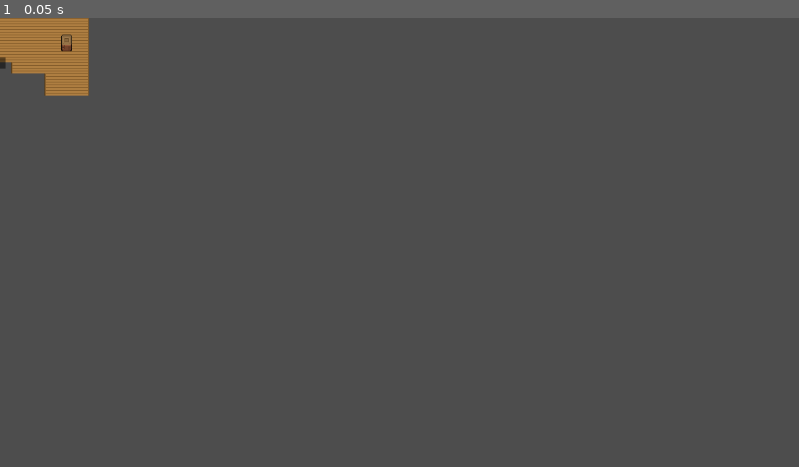
Above: before the commit, frame 1.
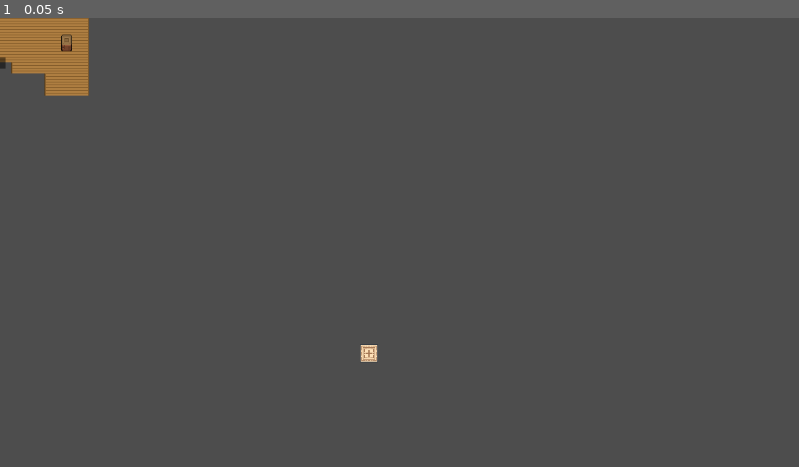
Above: after the commit, the same moment.

Repository: francis-poon/mining_game
Game: Godot game, scene res://levels/main_town/museum.tscn
Same seed, same stepped clock (60 frames per second), same inputs: the game is played once before the commit and once after it. This scene is started directly instead of the project's main scene.
Inputs:
- Up to frame 1 (0.05 s): no input

The runs differ from the first frame. In frame 1, less than 0.1% of the frame differs, in the area x 45-48%, y 72-77%.
Error in both runs: Invalid access to property or key 'data' on a base object of type 'Nil'. (res://levels/main_town/museum.gd:10)

Commit message:
Changing gui stuffs

Diff:
--- a/levels/main_town/podium_spot.tscn
+++ b/levels/main_town/podium_spot.tscn
@@ -1,11 +1,17 @@
-[gd_scene load_steps=5 format=3 uid="uid://70f31p3ep2df"]
+[gd_scene load_steps=8 format=3 uid="uid://70f31p3ep2df"]
 
 [ext_resource type="Script" uid="uid://dgujtar0wab4b" path="res://levels/main_town/podium_spot.gd" id="1_qtor6"]
 [ext_resource type="Texture2D" uid="uid://ts8dlthpqfc4" path="res://assets/[Anokolisa] Pixel Crawler - Free Pack 2.0.3/Environment/Structures/Buildings/Shadows.png" id="2_fh3f3"]
+[ext_resource type="Script" uid="uid://bq5s5y8dhln2f" path="res://godot_libs/controls/tile_scale_container.gd" id="3_yoici"]
+[ext_resource type="Texture2D" uid="uid://dgrq1f40cgo2r" path="res://assets/[Sr.Toasty] UI assets pack 2/UI books & more.png" id="4_qufv0"]
 
 [sub_resource type="AtlasTexture" id="AtlasTexture_5yop6"]
 atlas = ExtResource("2_fh3f3")
 region = Rect2(80, 16, 16, 16)
+
+[sub_resource type="AtlasTexture" id="AtlasTexture_hsaka"]
+atlas = ExtResource("4_qufv0")
+region = Rect2(608, 80, 48, 64)
 
 [sub_resource type="RectangleShape2D" id="RectangleShape2D_fh3f3"]
 size = Vector2(24, 24)
@@ -13,24 +19,53 @@
 [node name="PodiumSpot" type="Node2D" node_paths=PackedStringArray("_sprite", "_label")]
 script = ExtResource("1_qtor6")
 _sprite = NodePath("Sprite2D")
-_label = NodePath("CanvasLayer/Label")
+_label = NodePath("CanvasLayer/ScreenMarginContainer/MarginContainer/LabelMarginContainer/Label")
 
 [node name="Sprite2D" type="Sprite2D" parent="."]
 texture = SubResource("AtlasTexture_5yop6")
 
 [node name="CanvasLayer" type="CanvasLayer" parent="."]
 
-[node name="Label" type="Label" parent="CanvasLayer"]
-anchors_preset = 7
-anchor_left = 0.5
-anchor_top = 1.0
-anchor_right = 0.5
+[node name="ScreenMarginContainer" type="MarginContainer" parent="CanvasLayer"]
+anchors_preset = 15
+anchor_right = 1.0
 anchor_bottom = 1.0
-offset_left = -20.0
-offset_top = -23.0
-offset_right = 20.0
 grow_horizontal = 2
-grow_vertical = 0
+grow_vertical = 2
+theme_override_constants/margin_bottom = 60
+
+[node name="MarginContainer" type="MarginContainer" parent="CanvasLayer/ScreenMarginContainer"]
+custom_minimum_size = Vector2(100, 120)
+layout_mode = 2
+size_flags_horizontal = 4
+size_flags_vertical = 8
+
+[node name="TileScaleContainer" type="Container" parent="CanvasLayer/ScreenMarginContainer/MarginContainer"]
+layout_mode = 2
+script = ExtResource("3_yoici")
+tile_scale = 2.5
+metadata/_custom_type_script = "uid://bq5s5y8dhln2f"
+
+[node name="NinePatchRect" type="NinePatchRect" parent="CanvasLayer/ScreenMarginContainer/MarginContainer/TileScaleContainer"]
+layout_mode = 2
+size_flags_horizontal = 3
+size_flags_vertical = 3
+texture = SubResource("AtlasTexture_hsaka")
+patch_margin_left = 16
+patch_margin_top = 16
+patch_margin_right = 16
+patch_margin_bottom = 16
+
+[node name="LabelMarginContainer" type="MarginContainer" parent="CanvasLayer/ScreenMarginContainer/MarginContainer"]
+layout_mode = 2
+theme_override_constants/margin_left = 60
+theme_override_constants/margin_right = 60
+
+[node name="Label" type="Label" parent="CanvasLayer/ScreenMarginContainer/MarginContainer/LabelMarginContainer"]
+layout_mode = 2
+text = "Placeholder Text"
+horizontal_alignment = 1
+vertical_alignment = 1
 
 [node name="Area2D" type="Area2D" parent="."]
 
--- /dev/null
+++ b/testing/gui/gui_test_0.tscn
@@ -0,0 +1,81 @@
+[gd_scene load_steps=5 format=3 uid="uid://8p4txjawrdjl"]
+
+[ext_resource type="Texture2D" uid="uid://dgrq1f40cgo2r" path="res://assets/[Sr.Toasty] UI assets pack 2/UI books & more.png" id="1_4qntr"]
+[ext_resource type="Texture2D" uid="uid://da8fp3u3710xw" path="res://assets/[Sr.Toasty] UI assets pack 2/UI cooking.png" id="2_js8yr"]
+[ext_resource type="Texture2D" uid="uid://cyeud1u4e3bug" path="res://assets/[ToffeeCraft] MediavelFree.png/MediavelFree.png" id="3_0u5pd"]
+
+[sub_resource type="AtlasTexture" id="AtlasTexture_udq8s"]
+atlas = ExtResource("2_js8yr")
+
+[node name="GuiTest0" type="Node2D"]
+
+[node name="CanvasLayer" type="CanvasLayer" parent="."]
+
+[node name="TextureRect" type="TextureRect" parent="CanvasLayer"]
+anchors_preset = 7
+anchor_left = 0.5
+anchor_top = 1.0
+anchor_right = 0.5
+anchor_bottom = 1.0
+offset_left = -20.0
+offset_top = -40.0
+offset_right = 20.0
+grow_horizontal = 2
+grow_vertical = 0
+texture = ExtResource("1_4qntr")
+
+[node name="TextureRect2" type="TextureRect" parent="CanvasLayer"]
+visible = false
+anchors_preset = 7
+anchor_left = 0.5
+anchor_top = 1.0
+anchor_right = 0.5
+anchor_bottom = 1.0
+offset_left = -20.0
+offset_top = -40.0
+offset_right = 20.0
+grow_horizontal = 2
+grow_vertical = 0
+texture = SubResource("AtlasTexture_udq8s")
+
+[node name="TextureRect3" type="TextureRect" parent="CanvasLayer"]
+visible = false
+anchors_preset = 7
+anchor_left = 0.5
+anchor_top = 1.0
+anchor_right = 0.5
+anchor_bottom = 1.0
+offset_left = -20.0
+offset_top = -40.0
+offset_right = 20.0
+grow_horizontal = 2
+grow_vertical = 0
+texture = SubResource("AtlasTexture_udq8s")
+
+[node name="TextureRect4" type="TextureRect" parent="CanvasLayer"]
+visible = false
+anchors_preset = 7
+anchor_left = 0.5
+anchor_top = 1.0
+anchor_right = 0.5
+anchor_bottom = 1.0
+offset_left = -20.0
+offset_top = -40.0
+offset_right = 20.0
+grow_horizontal = 2
+grow_vertical = 0
+texture = ExtResource("1_4qntr")
+
+[node name="TextureRect5" type="TextureRect" parent="CanvasLayer"]
+visible = false
+anchors_preset = 7
+anchor_left = 0.5
+anchor_top = 1.0
+anchor_right = 0.5
+anchor_bottom = 1.0
+offset_left = -20.0
+offset_top = -40.0
+offset_right = 20.0
+grow_horizontal = 2
+grow_vertical = 0
+texture = ExtResource("3_0u5pd")
